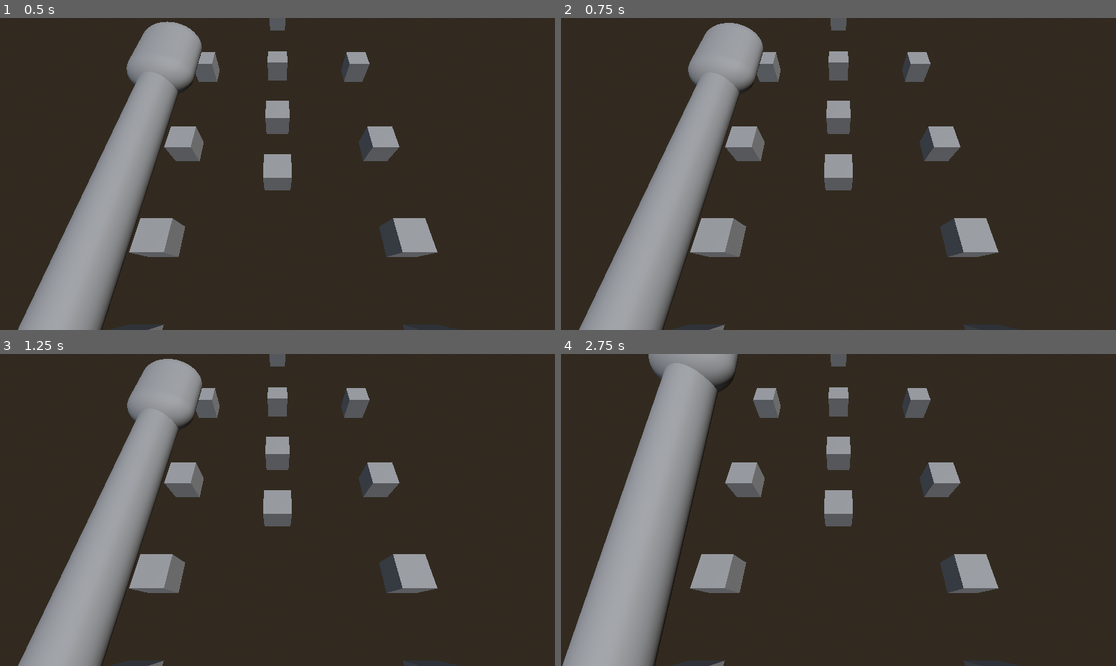
Above: before the commit, frames 1-4 (two rows, left to right).
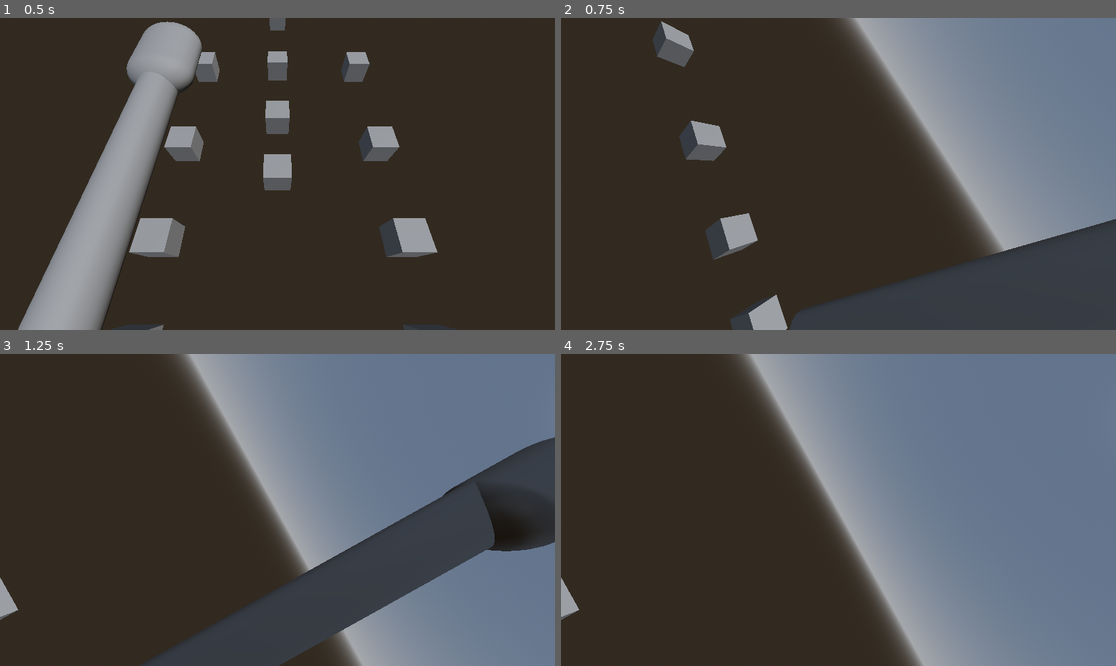
Above: after the commit, the same moments.

Repository: bardunbar/breathe_jam
Game: Godot game, scene res://screens/gym_dunbar/gym_dunbar_scene.tscn
Two runs of this game, one before a commit and one after it. Both use one fixed random seed, a clock stepped at 60 frames per second and the inputs below. This scene is started directly instead of the project's main scene.
Inputs:
- Up to frame 1 (0.5 s): no input
- Up to frame 2 (0.75 s): hold D (right_stroke) from 0.53 s (still down); hold Space (breathe) from 0.53 s (still down)
- Up to frame 3 (1.25 s): keep holding D (right_stroke); keep holding Space (breathe)
- Up to frame 4 (2.75 s): tap Enter at 1.25 s; release D (right_stroke) at 1.28 s; release Space (breathe) at 1.28 s; hold A (left_stroke) 1.28-2.03 s; tap Space (breathe) at 1.35 s; hold D (right_stroke) from 2.03 s (still down); hold Space (breathe) from 2.03 s (still down)

Frame 1 is identical in both runs. In frame 2, 54% of the frame differs, in the area x 3-100%, y 0-100%; in frame 3, 67%; in frame 4, 68%, in the area x 0-100%, y 0-100%.

Commit message:
Added breathing animation

Diff:
--- a/project/screens/game/player_controller/states/swimming.gd
+++ b/project/screens/game/player_controller/states/swimming.gd
@@ -6,6 +6,7 @@
 var current_side : String = "Left"
 var left_pull_ready : bool = false
 var right_pull_ready : bool = false
+var breathing : bool = false
 
 func enter(_previous_state_path: String, _data: Dictionary = {}) -> void:
 	animation_player.animation_finished.connect(_animation_finished)
@@ -30,14 +31,27 @@
 	if event.is_action_pressed("left_stroke"):
 		if left_pull_ready or (animation_player.current_animation == "ReadyLeft" and animation_player.current_animation_length - animation_player.current_animation_position < 0.1):
 			left_pull_ready = false
+			current_side = "Right"
 			animation_player.play("PullLeft")
 			animation_player.queue("ReadyRight")
+			if breathing:
+				camera_animation.play_backwards("BreatheRight")
+				breathing = false
 
 	elif event.is_action_pressed("right_stroke"):
 		if right_pull_ready or (animation_player.current_animation == "ReadyRight" and animation_player.current_animation_length - animation_player.current_animation_position < 0.1):
 			right_pull_ready = false
+			current_side = "Left"
 			animation_player.play("PullRight")
 			animation_player.queue("ReadyLeft")
+			if breathing:
+				camera_animation.play_backwards("BreatheLeft")
+				breathing = false
 
 	elif event.is_action_pressed("breathe"):
-		print("Breathe")
+		if not breathing:
+			breathing = true
+			if current_side == "Left":
+				camera_animation.play("BreatheRight")
+			else:
+				camera_animation.play("BreatheLeft")
